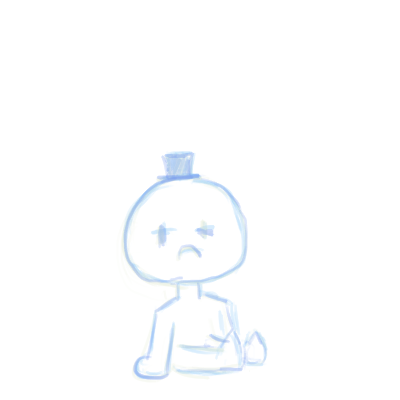
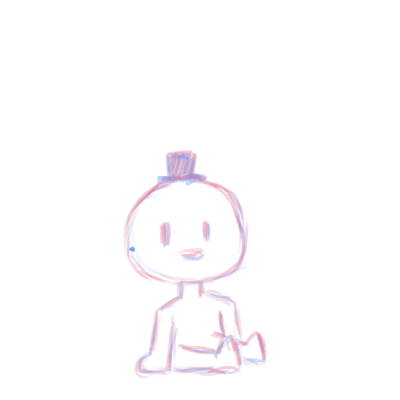
Comparing the layer stacks of the two 400px x 400px images. Changes:
painted on "Paint Layer 1" over [117, 150, 268, 383]
